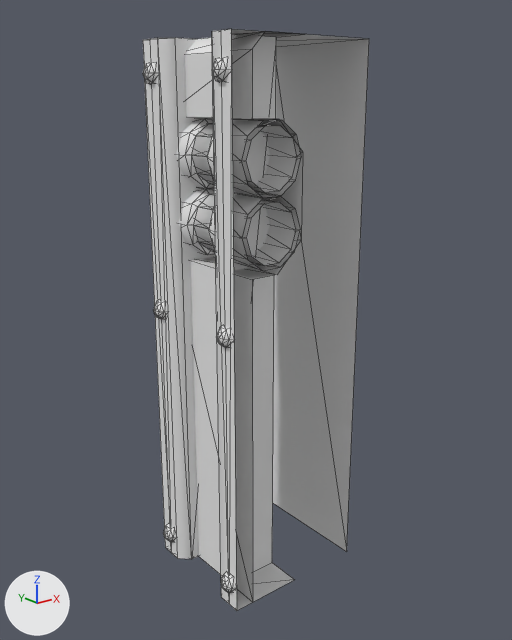
Before and after pictures for a commit that changed the FBX model SpacePiratesProject/Assets/FBX/ModularAssets/Variant_02/SM_Wall1x1_v02.fbx.
The view is the same before and after, from a camera (50 mm lens) standing at (-2.42, -2.89, 2.32) and looking at (-0.37, -0.33, 1.3). The axes (+X, +Y, +Z) are drawn at lower left. The lights are the same throughout. Mesh edges are drawn as thin lines. Materials are left out; every surface is plain grey. Where no turn or scale is listed for an object, it has been applied to the vertices.

The first picture shows 'SM_Wall1x1_v02'.
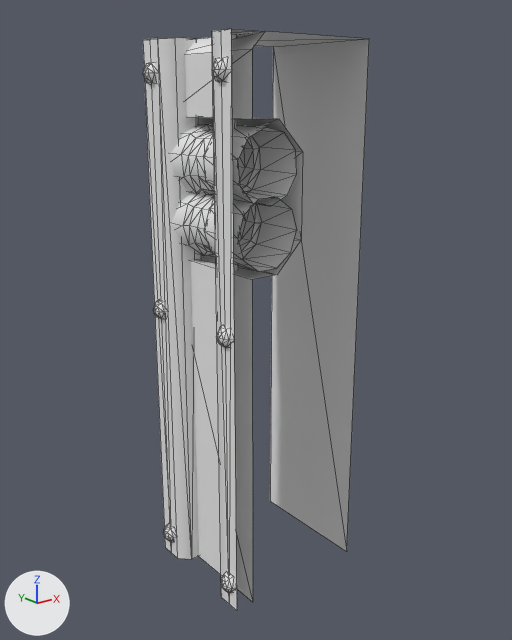
The newer file is also turned or shifted as a whole; pictures and numbers use the older file's frame.

Where the change shows, as pixel boxes [x1, y1, x2, y2] in the pictures (512 x 640 px; the box of a moved part takes in the faces that stretch with it):
part 1 of me_mesh, rebuilt (11% taller): before [176, 118, 297, 192]; after [171, 124, 297, 206]
part 2 of me_mesh, moved or reshaped: before [144, 63, 301, 319]; after [144, 63, 296, 319]
part 3 of me_mesh, moved or reshaped: before [164, 38, 215, 559]; after [164, 38, 201, 559]
part 4 of me_mesh, cut back: before [231, 29, 303, 611]; after [231, 29, 264, 270]

The edits, one by one:
me_mesh is used by ob_sm_wall1x1_v02; location (0.0, 0.0, 0.0).
Verts and faces of me_mesh; kept vertices keep their numbers, new ones are numbered from 320.
Before the commit, vertices of me_mesh: 308 (-0.37, -0.46, 0.0) at pixel (272, 562), 309 (-0.37, -0.46, 2.56) at pixel (276, 37), 311 (-0.37, -0.64, 2.56) at pixel (305, 34), 312 (-0.74, -0.64, 0.0) at pixel (236, 610), 313 (-0.37, -0.64, 0.0) at pixel (294, 579).
Before the commit, vertices of me_mesh: 314 (-0.74, -0.52, 0.0) at pixel (221, 597), 315 (-0.68, -0.46, 0.0), 318 (-0.74, -0.58, 0.0) at pixel (229, 603).
me_mesh had 320 vertices, 472 faces and spanned x -0.77..0.0, y -0.64..0.0, z 0.0..2.56.
me_mesh now has 298 vertices, 464 faces and spans x -0.77..0.0, y -0.64..0.0, z 0.0..2.56.
me_mesh part 1: the loose piece of 40 vertices spanning x -0.69..-0.38, y -0.64..0.0, z 1.93..2.23 is rebuilt with 70 vertices and now spans x -0.71..-0.4, y -0.64..0.0, z 1.89..2.21.
Part 2, on me_mesh:
118 vertices are removed from x -0.69..-0.38, y -0.64..0.0, z 1.63..2.23.
228 faces are deleted.
29 vertices are added at x -0.71..-0.4, y -0.64..-0.24, z 1.63..1.93.
19 new vertices lie (0.0, 0.24, 0.0) away from vertices in x -0.71..-0.4, y -0.64..-0.24, z 1.63..1.93.
10 new vertices lie (0.0, 0.06, 0.0) away from vertices in x -0.69..-0.42, y -0.38, z 1.65..1.91.
10 new vertices lie (0.0, 0.06, 0.0) away from vertices in x -0.69..-0.42, y -0.32, z 1.65..1.91.
168 new faces join them.
Part 3, on me_mesh:
2 vertices are removed from x -0.37, y -0.18..0.0, z 0.0.
29 faces are deleted.
2 vertices move from x -0.37, y -0.18..0.0, z 2.56 to x -0.58, y -0.18..0.0, z 2.56.
1 vertex is added at (-0.58, -0.18, 0.0).
25 new faces join them.
Part 4, on me_mesh:
Vertices deleted: 308, 313 (with the faces that use them).
Faces deleted: (312, 318, 315), (314, 315, 318).
Vertex 309 moves to (-0.58, -0.46, 2.56), pixel (236, 34).
Vertex 311 moves to (-0.58, -0.64, 2.56), pixel (264, 31).
New vertex 389 is at (-0.58, -0.46, 0.0).
New faces: (309, 389, 315).
